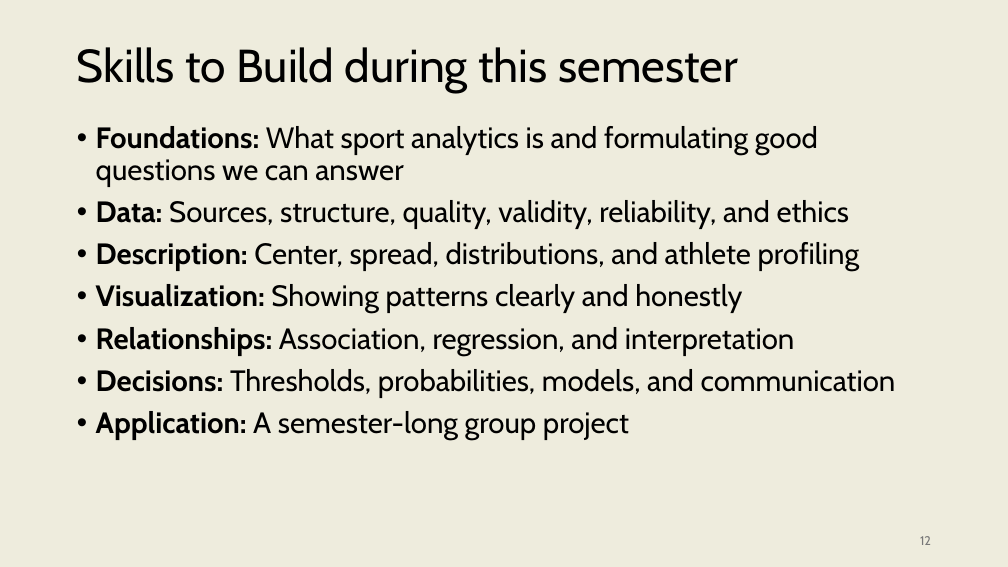
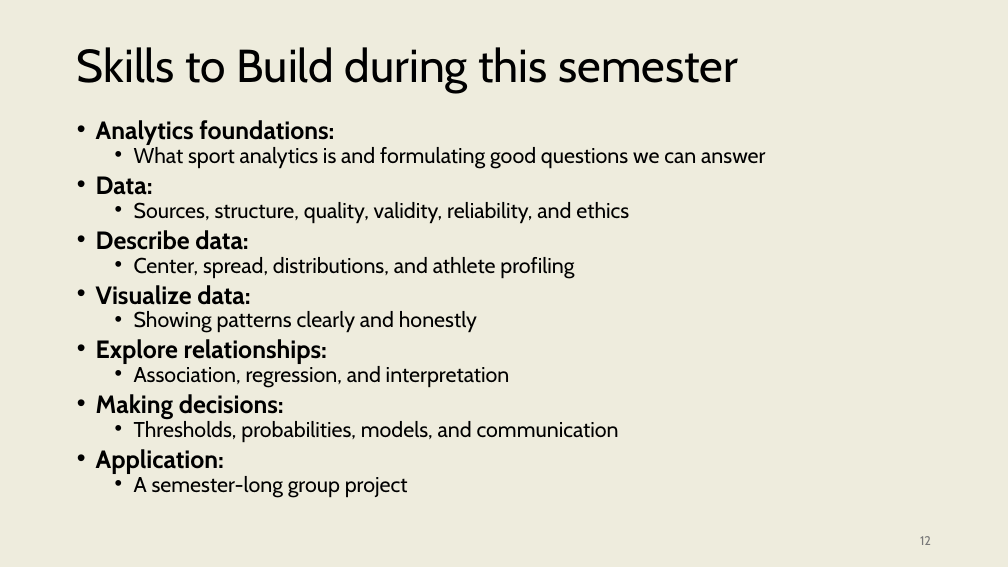
Before and after one commit to onishisaryu/HES-3000-Sports-Data-Analytics, a slide deck: slide 12 of pptx/Lecture0.pptx. Drawn at 1008x567 pixels with LibreOffice and Linux fonts; fonts in the diff are those of the drawing. Boxes give left, top, right and bottom in pixels: in the first picture for what was removed or moved away, otherwise in the second. Text is boxed around its words. In the diff, an @@ line names an element or a change of style, - is before the commit and + after.

```diff
--- a/pptx/Lecture0.pptx
+++ b/pptx/Lecture0.pptx
@@ text at (96, 120, 765, 498): text changed; size 28 to 20.4 pt @@
-• Foundations: What sport analytics is and formulating good questions we can answer
-• Data: Sources, structure, quality, validity, reliability, and ethics
-• Description: Center, spread, distributions, and athlete profiling
-• Visualization: Showing patterns clearly and honestly
-• Relationships: Association, regression, and interpretation
-• Decisions: Thresholds, probabilities, models, and communication
-• Application: A semester-long group project
+• Analytics foundations:
+  • What sport analytics is and formulating good questions we can answer
+• Data:
+  • Sources, structure, quality, validity, reliability, and ethics
+• Describe data:
+  • Center, spread, distributions, and athlete profiling
+• Visualize data:
+  • Showing patterns clearly and honestly
+• Explore relationships:
+  • Association, regression, and interpretation
+• Making decisions:
+  • Thresholds, probabilities, models, and communication
+• Application:
+  • A semester-long group project
```
Also in this commit, not shown: 6 other slides changed, 5 other files.
